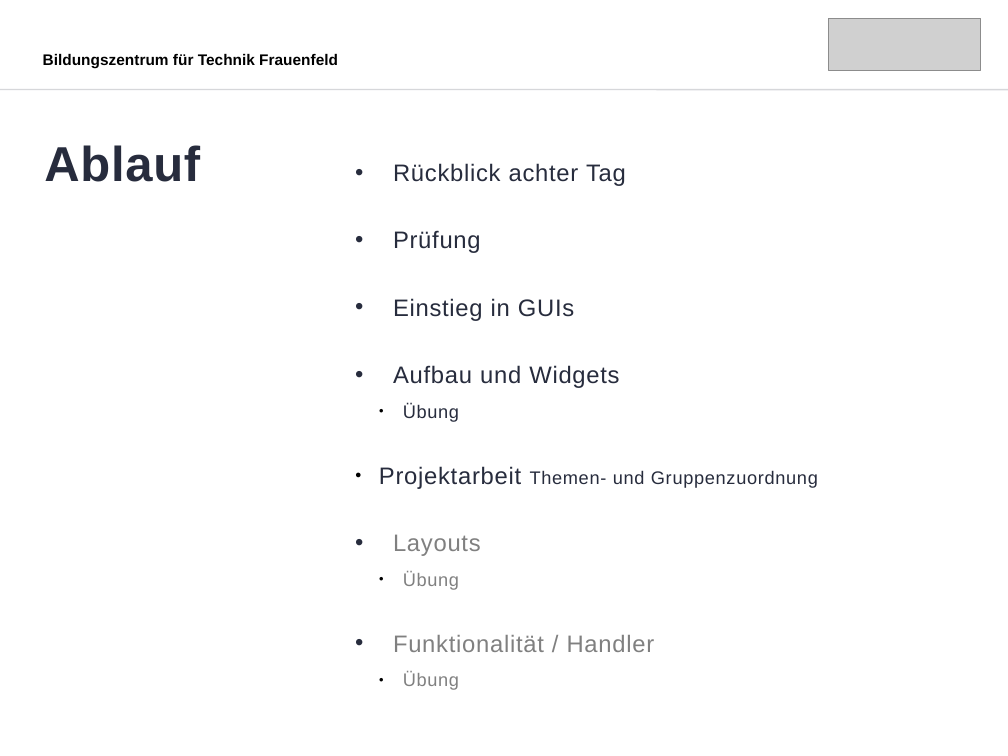
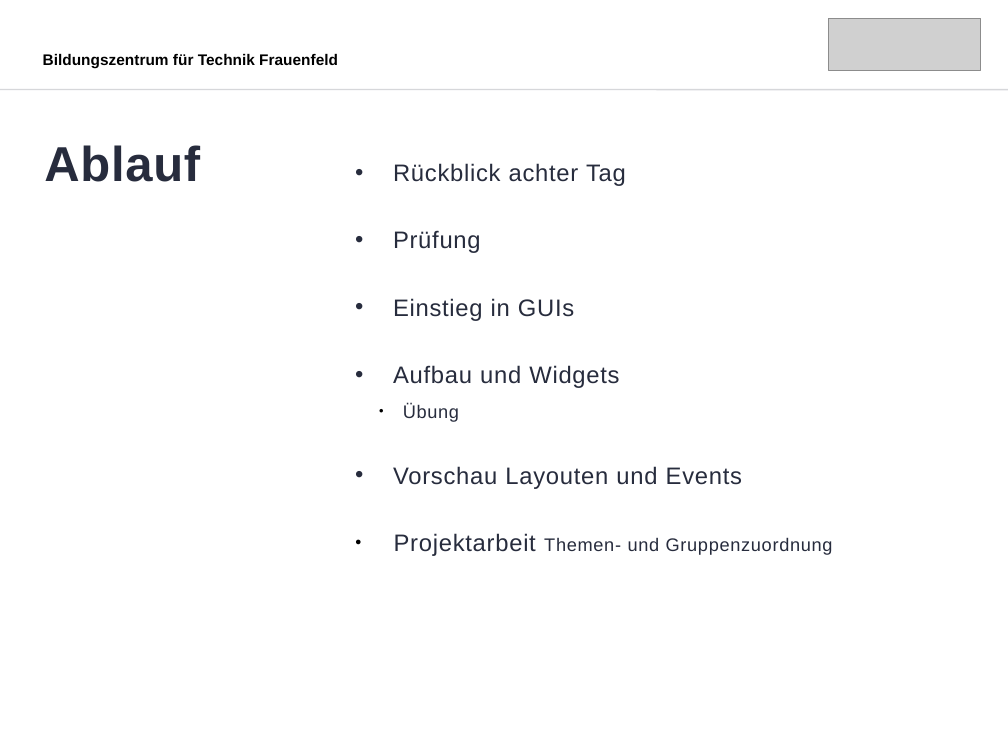
Before and after one commit to MicCalo/Applikationsentwicklung, a slide deck: slide 2 of Tag 9/Slides.odp. Drawn at 1008x756 pixels with LibreOffice and Linux fonts; fonts in the diff are those of the drawing; grey boxes stand for pictures. Boxes give left, top, right and bottom in pixels: in the first picture for what was removed or moved away, otherwise in the second. Text is boxed around its words. In the diff, an @@ line names an element or a change of style, - is before the commit and + after.

```diff
--- a/Tag 9/Slides.odp
+++ b/Tag 9/Slides.odp
@@ text at bbox=[393, 466, 742, 489]: paragraph added @@
+• Vorschau Layouten und Events
@@ text at bbox=[393, 534, 655, 690]: paragraphs removed @@
-• Layouts
-  ● Übung
-• Funktionalität / Handler
-  ● Übung
```
Also in this commit, not shown: 7 slides removed, 11 other files.
